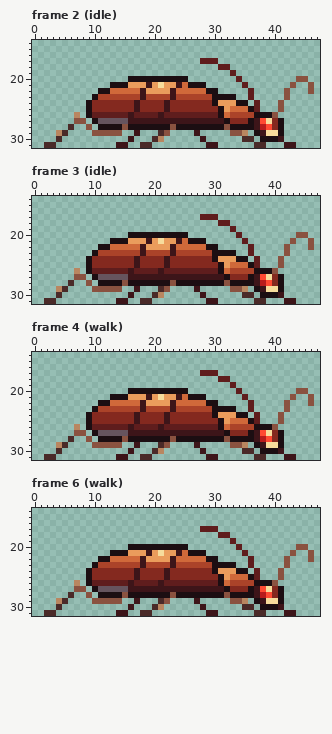
One commit to this pixel-art file: assets/source/characters/scatterer/scat-01.ase. Above: the version before the commit.
48x32 pixels, 16 frames. Shown: frame 2 (idle): x 0..47, y 14..31; frame 3 (idle): x 0..47, y 14..31; frame 4 (walk): x 0..47, y 14..31; frame 6 (walk): x 0..47, y 14..31. The commit also changed other frames, which this record leaves out.
Now the later version:
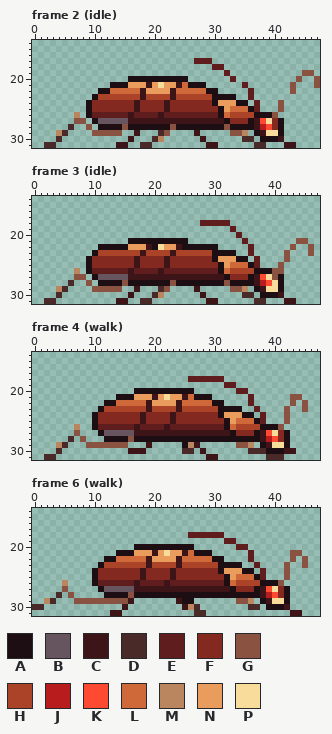
Palette (. is transparent): A #1c0e12  B #66545e  C #3d1519  D #4a2a28  E #5f1d1d  F #84291f  G #8a5240  H #ab4329  J #b81c1c  K #ff4a32  L #d0693a  M #b98660  N #ea9c5c  P #f7dc9c
The exact change:
--- frame 2 (idle)
@@ x 25..47 @@
 16 .......................
-17 ...EEE.................
-18 ......EE...............
-19 ........E..............
-20 A........E.........GG..
-21 LAAA......E.......G..G.
-22 LLLLAA.....E.....G...G.
-23 HHHHHAAAA..E.....G.....
+17 ..EEE..................
+18 .....EE................
+19 .......E............GG.
+20 A.......E..........G..G
+21 LAAA......E.......G...G
+22 LLLLAA.....E......G....
+23 HHHHHAAAA..E...........
 24 FFFFFANNNAA.E...G......
--- frame 3 (idle)
@@ x 0..47 @@
 16 ................................................
-17 ............................EEE.................
-18 ...............................EE...............
+17 ................................................
+18 ............................EEEEE...............
 19 .................................E..............
-20 ................AAAAAAAAAA........E.........GG..
-21 .............AAANNNCNPNNCLAAA......E.......G..G.
-22 ...........AALLLLLCNNNNCLLLLLAA.....E.....G...G.
-23 ..........AHHHHHHHCHHHHCHHHHHHAAAA..E.....G.....
-24 .........AFFFFFFFCFFFFCFFFFFFFANNNAA.E...G......
+20 ..................................E.............
+21 ................AAAAAAAAAA.........E........GG..
+22 ...........AAAAANNNCAPNNCAAAAAA.....E......G..G.
+23 ..........AHHHHHHHCHHHHCHHHHHHAAAA..E.....G...G.
+24 .........AFFFFFFFCFFFFCFFFFFFFANNNAA.E....G.....
 25 .........AFFFFFFFCFFFFCFFFFFFFFANLLLAE...G......
-26 .......M.AEEEEEECEEEECEEEEEEEEEALHHHHAAAG.......
-27 .......GG.ABBBBBCCCCCCCCCCCCCCCCAFFFACKPFA......
-28 ......D..G.AAAAGAAAAAAAGAAAAAAAAGAAAACJKFA......
+26 .......M.AEEEEEECEEEECEEEEEEEEEALHHHHAAAGG......
+27 .......GG.ABBBBBCCCCCCCCCCCCCCCCAFFFACKPGA......
+28 ......D..G.AAAAGAAAAAAAGAAAAAAAAGAAAACJKPA......
 29 ....MD....GGGGG..C...DG....C.....GGM.ACPPA......
--- frame 4 (walk)
@@ x 0..47 @@
 16 ................................................
-17 ............................EEE.................
-18 ...............................EE...............
-19 .................................E..............
-20 ................AAAAAAAAAA........E.........GG..
-21 .............AAANNNCNPNNCLAAA......E.......G..G.
-22 ...........AALLLLLCNNNNCLLLLLAA.....E.....G...G.
-23 ..........AHHHHHHHCHHHHCHHHHHHAAAA..E.....G.....
-24 .........AFFFFFFFCFFFFCFFFFFFFANNNAA.E...G......
-25 .........AFFFFFFFCFFFFCFFFFFFFFANLLLAE...G......
-26 .......M.AEEEEEECEEEECEEEEEEEEEALHHHHAAAG.......
-27 .......GG.ABBBBBCCCCCCCCCCCCCCCCAFFFACKPFA......
-28 ......D..G.AAAAGAAAAAAAGAAAAAAAAGAAAACJKFA......
-29 ....MD....GGGGG..C...DG....C.....GGM.ACPPA......
-30 ....D...........C...DM......C......DD.AAAC......
-31 ..DD..........CC..DD.........CC......DD...CC....
+17 ................................................
+18 ..........................EEEEEE................
+19 ................................EE..............
+20 .................AAAAAAAAAA.......EE............
+21 ..............AAANNNCNPNNCLAAA......E......GG...
+22 ............AALLLLLCNNNNCLLLLLAA....E......G.G..
+23 ...........AHHHHHHHCHHHHCHHHHHHAAAA..E....G..G..
+24 ..........AFFFFFFFCFFFFCFFFFFFFANNNAA.E...G.....
+25 ..........AFFFFFFFCFFFFCFFFFFFFFANLLLAE...G.....
+26 .......M..AEEEEEECEEEECEEEEEEEEEALHHHHAAAG......
+27 .......G...ABBBBBCCCCCCCCCCCCCCCCAFFFACKPFA.....
+28 ......D.G...AAAAGAAAAAAAAAAAAAAAAAAAAACJKFA.....
+29 ....MD...GGGGGGG...C.....AMC......GGM.ACPPA.....
+30 ....D...........CCC......DD.C.......DDDAAACC....
+31 ..DD.........................CC........DDD......
--- frame 6 (walk)
@@ x 0..47 @@
 16 ................................................
-17 ............................EEE.................
-18 ...............................EE...............
-19 .................................E..............
-20 ................AAAAAAAAAA........E.........GG..
-21 .............AAANNNCNPNNCLAAA......E.......G..G.
-22 ...........AALLLLLCNNNNCLLLLLAA.....E.....G...G.
-23 ..........AHHHHHHHCHHHHCHHHHHHAAAA..E.....G.....
-24 .........AFFFFFFFCFFFFCFFFFFFFANNNAA.E...G......
-25 .........AFFFFFFFCFFFFCFFFFFFFFANLLLAE...G......
-26 .......M.AEEEEEECEEEECEEEEEEEEEALHHHHAAAG.......
-27 .......GG.ABBBBBCCCCCCCCCCCCCCCCAFFFACKPFA......
-28 ......D..G.AAAAGAAAAAAAGAAAAAAAAGAAAACJKFA......
-29 ....MD....GGGGG..C...DG....C.....GGM.ACPPA......
-30 ....D...........C...DM......C......DD.AAAC......
-31 ..DD..........CC..DD.........CC......DD...CC....
+17 ................................................
+18 ..........................EEEEEE................
+19 ................................EE..............
+20 .................AAAAAAAAAA.......EE............
+21 ..............AAANNNCNPNNCLAAA......E......GG...
+22 ............AALLLLLCNNNNCLLLLLAA....E......G.G..
+23 ...........AHHHHHHHCHHHHCHHHHHHAAAA..E....G..G..
+24 ..........AFFFFFFFCFFFFCFFFFFFFANNNAA.E...G.....
+25 ..........AFFFFFFFCFFFFCFFFFFFFFANLLLAE...G.....
+26 .....M....AEEEEEECEEEECEEEEEEEEEALHHHHAAAG......
+27 .....G.....ABBBBBCCCCCCCCCCCCCCCCAFFFACKPFA.....
+28 ....D.G.....AAAAGAAAAAAAAAAAAAAAAAAAAACJKFA.....
+29 ..MD...GGGGGGGGGC.......CAA.......GGM.ACPPA.....
+30 DD.............C.........CMD........DD.AAAC.....
+31 .............CC............DD..............CC...
